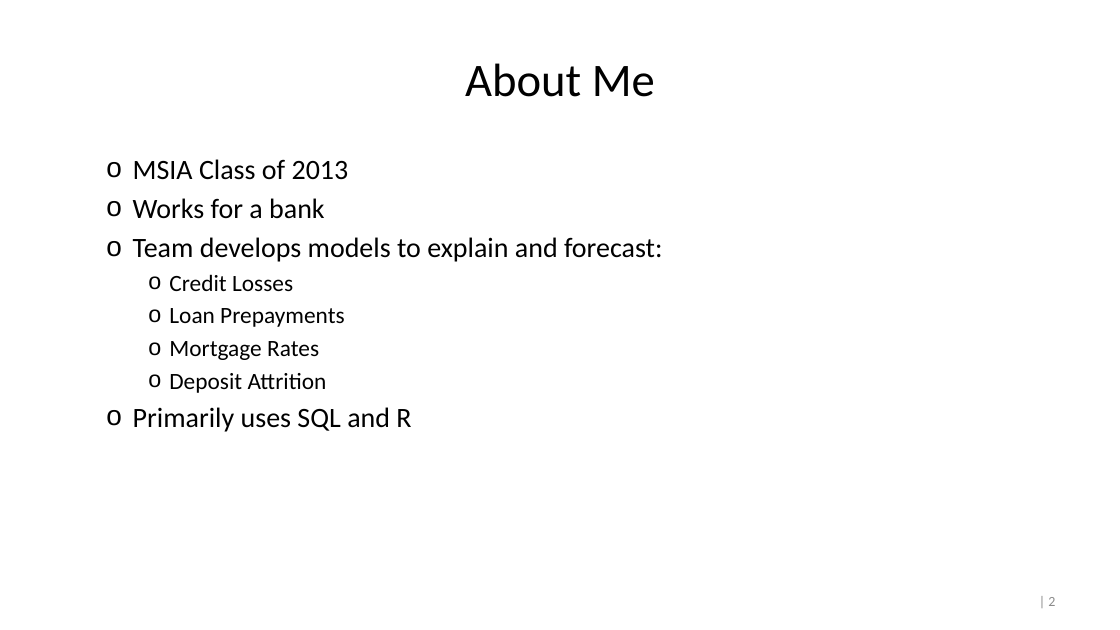
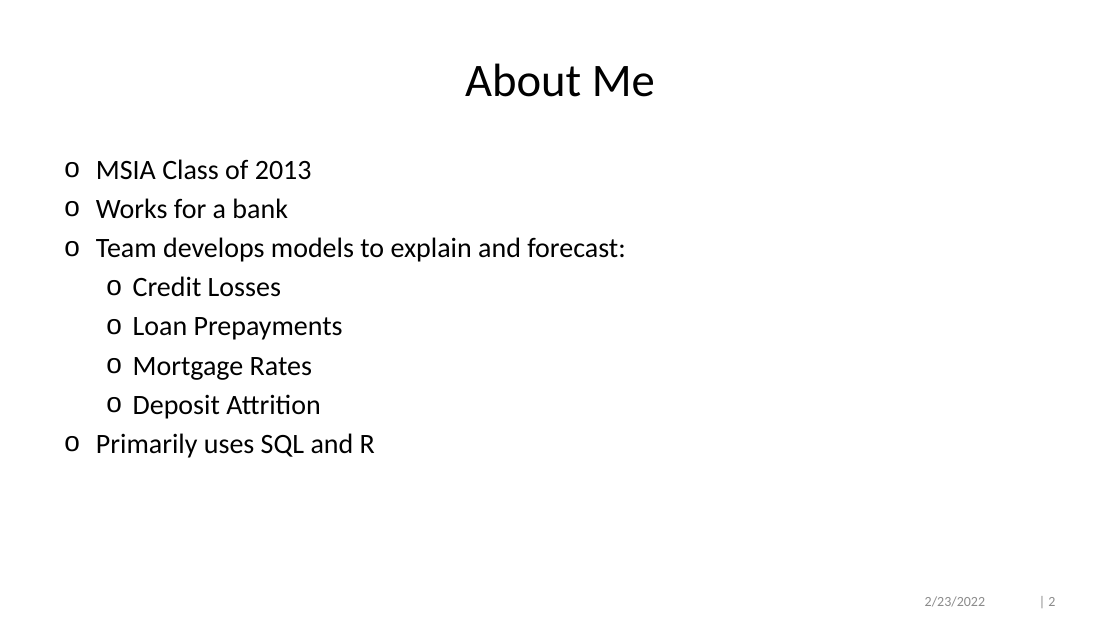
Before and after one commit to crossxwill/Northwestern_MSIA_2022, a slide deck: slide 2 of time_series_regression.pptx. Drawn at 1120x630 pixels with LibreOffice and Linux fonts; fonts in the diff are those of the drawing. Boxes give left, top, right and bottom in pixels: in the first picture for what was removed or moved away, otherwise in the second. Text is boxed around its words. In the diff, an @@ line names an element or a change of style, - is before the commit and + after.

```diff
--- a/time_series_regression.pptx
+++ b/time_series_regression.pptx
@@ text "MSIA Class of 2013" at [96, 159, 625, 458]: size 20 to 24 pt in "Credit Losses", "Loan Prepayments", "Mortgage Rates", "Deposit Attrition"; list level 2 to 1 in "MSIA Class of 2013"; list level 2 to 1 in "Works for a bank"; list level 2 to 1 in "Team develops models to explain ..."; list level 3 to 2 in "Credit Losses"; list level 3 to 2 in "Loan Prepayments"; list level 3 to 2 in "Mortgage Rates"; list level 3 to 2 in "Deposit Attrition"; list level 2 to 1 in "Primarily uses SQL and R" @@
@@ text added at [925, 596, 985, 607], 12 pt, text #8C8C8C @@
+2/23/2022
```
Also in this commit, not shown: 30 other slides changed, 2 other files.
